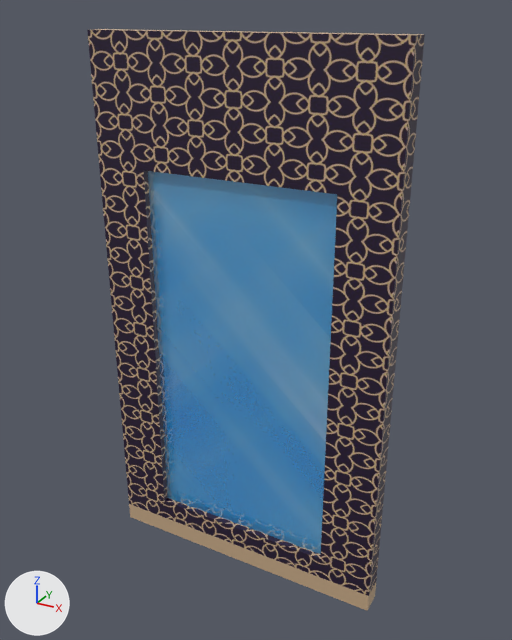
The FBX model Assets/XanaBuilder Assets/Models/ARC/02_Modular/ARC0210041_Wall41/ARC0210041.fbx: old version first, new version second.
Both versions are drawn from a 50 mm camera at (0.98, -3.2, 3.39) aimed at (-0.86, 0.14, 1.72). Lighting does not change. The marker at lower left points along +X, +Y and +Z. Where no turn or scale is listed for an object, it has been applied to the vertices.

Names of what the first picture shows: 'smARC0210041'.
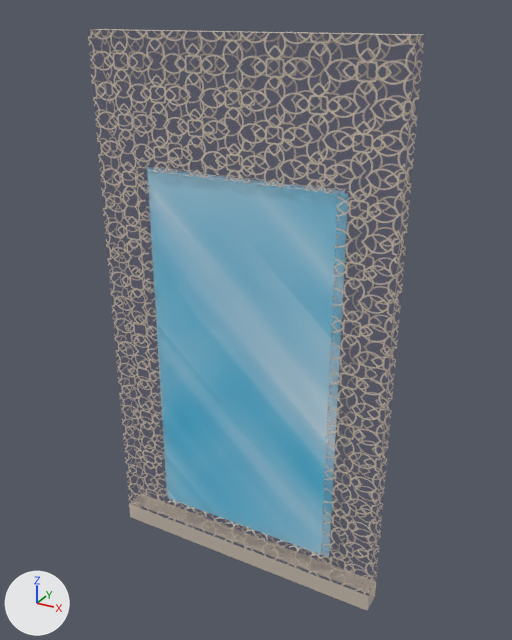
Pixel boxes [x1, y1, x2, y2] of what changed, in the pictures (512 x 640 px):
'smARC0210041', surface changed (brown to grey)
    both: [87, 29, 425, 611]

What changed in the scene script:
```text
Change img_txarc0210041_diffuse_png:
    img_txarc0210041_diffuse_png: load_image('txARC0210041_Diffuse.png', '_unpacked/txARC0210041_Diffuse.png', 1024, 1024, 'sRGB') -> load_image('txARC0210041_Diffuse.png', 'txARC0210041_Diffuse.png', 1024, 1024, 'Non-Color')
Change mat_mtarc0210041_placemode:
    add n3 = _N.new('ShaderNodeTexImage'); n3.name = 'Image Texture.001'
    add n3.image = img_txarc0210041_diffuse_png
    where n2 = _N.new('ShaderNodeTexImage'); n2.name = 'Image Texture'
    where n0 = _N.new('ShaderNodeBsdfPrincipled'); n0.name = 'Principled BSDF'
    remove _L.new(n2.outputs[1], n0.inputs[4])  # 'Alpha' to 'Alpha'
    add _L.new(n3.outputs[0], n0.inputs[4])  # 'Color' to 'Alpha'
```
